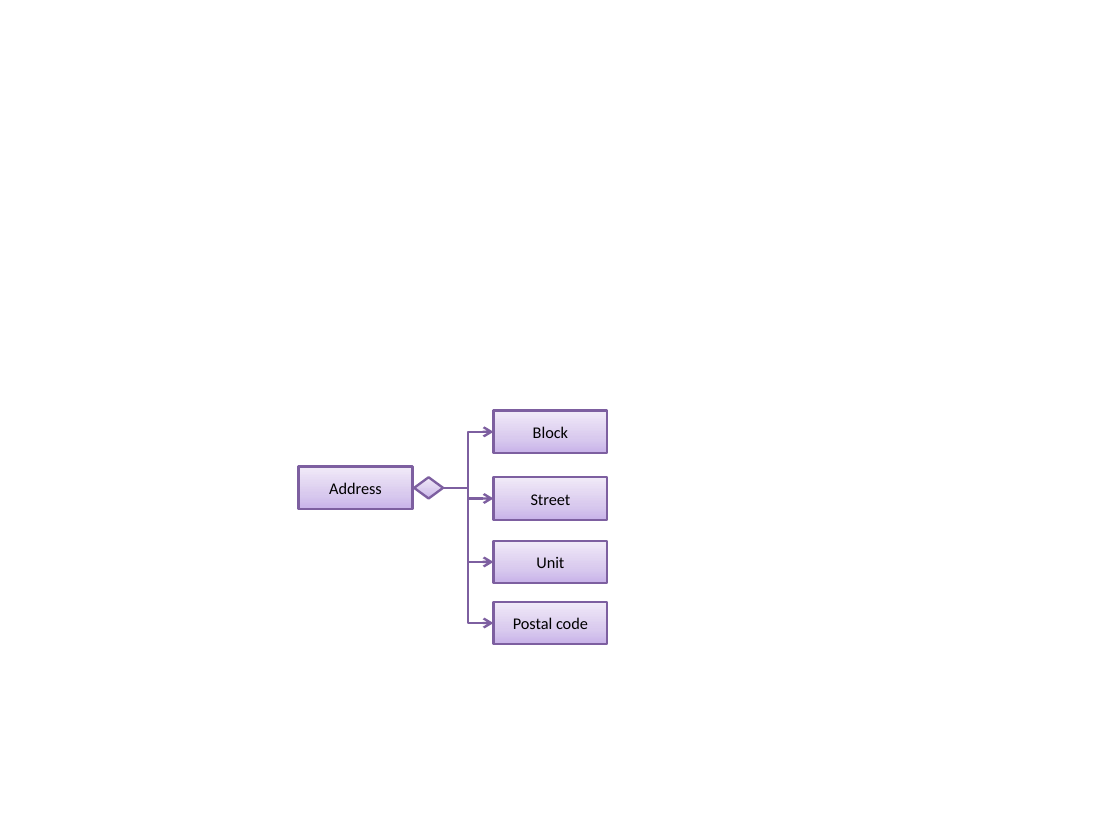
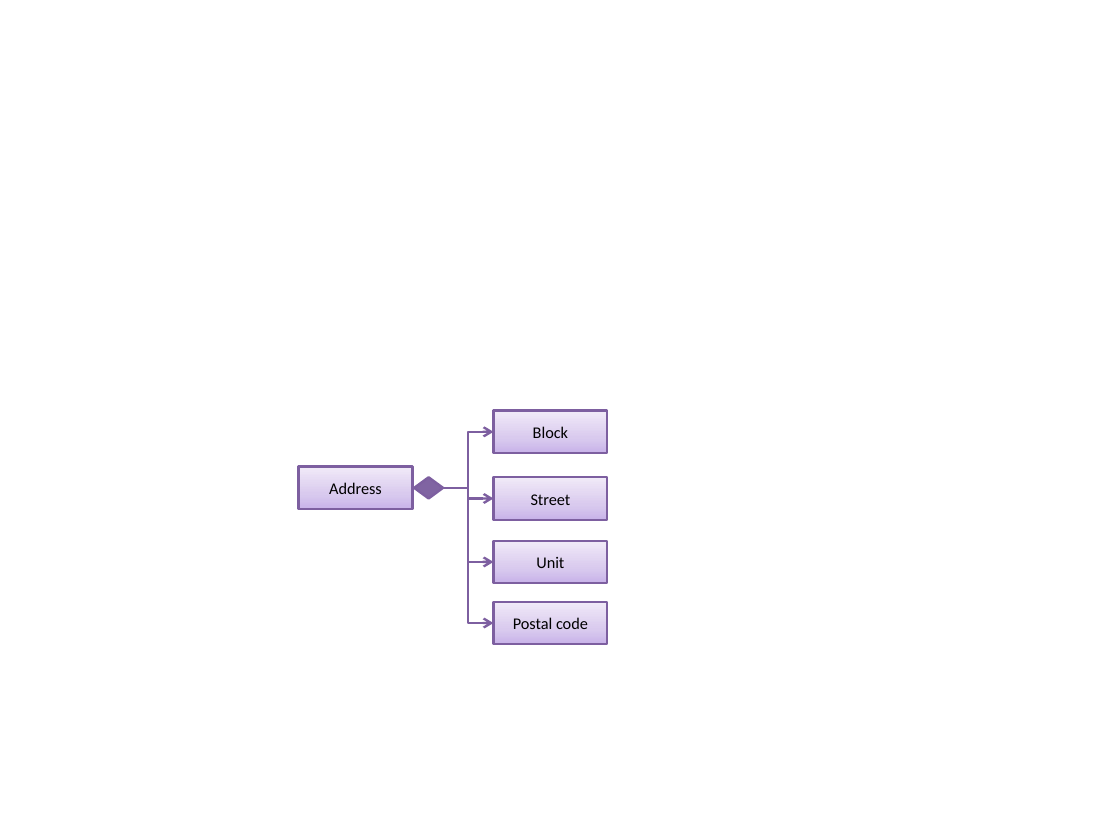
Before and after one commit to se-edu/addressbook-level2, a slide deck: slide 3 of doc/Diagrams.pptx. Drawn at 1120x840 pixels with LibreOffice and Linux fonts; fonts in the diff are those of the drawing. Boxes give left, top, right and bottom in pixels: in the first picture for what was removed or moved away, otherwise in the second. Text is boxed around its words. In the diff, an @@ line names an element or a change of style, - is before the commit and + after.

```diff
--- a/doc/Diagrams.pptx
+++ b/doc/Diagrams.pptx
@@ diamond at [414,477,444,498]: fill gradient #C9B5E8 to #D8CBEE to #F0EAF9 to #8064A2 @@
```
Also in this commit, not shown: 1 other slide changed, 2 other files.
